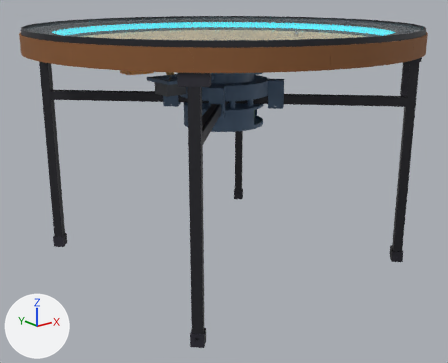
Two versions of the glTF model assets/models/dune-weaver.glb, one commit apart.
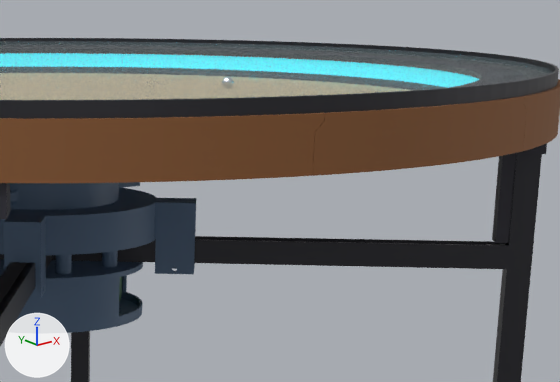
The first picture shows the older version from a 50 mm lens placed at (-0.774, -0.969, 0.163), pointed at (-0.013, -0.018, -0.217). The close-ups show the older and then the newer version on the part from 46% to 95% of the width and 0% to 42% of the height of that picture. Only the edits that show in the close-ups are written down. Every picture has the same lights, and +X, +Y and +Z are marked at lower left. Where no turn or scale is listed for an object, it has been applied to the vertices.

Objects in the first close-up: 'electro', 'glass', 'mech:#536a85', 'print', 'steel', 'wood' and 1 more.
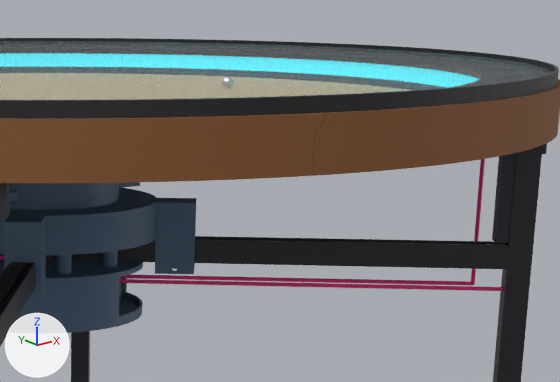
Location of each change, [x1, y1, x2, y2] in pixels of the close-ups (560 x 382 px):
```json
{"object": "cable", "change": "added", "after": [0, 159, 503, 291], "on screen": "mostly hidden"}
```

The change, as JSON lines over the scene's bpy script:
```json
{"op": "add", "block": "mat_cable", "code": ["mat_cable = principled_material('cable')", "mat_cable.base_color = (1.0, 0.0231, 0.251)  # pink #ff2a89", "mat_cable.roughness = 0.6"]}
{"op": "add", "block": "me_cable", "code": ["me_cable = bpy.data.meshes.new('cable')", "me_cable.from_pydata(...)  # 8212 vertices, 15310 faces; spans x -0.158..0.346, y -0.26..0.062, z -0.237..0.222", "me_cable.materials.append(mat_cable)  # pink #ff2a89"]}
{"op": "add", "block": "ob_cable", "code": ["ob_cable = bpy.data.objects.new('cable', me_cable)", "ob_cable.location = (0.0, 0.0, -0.1449)"]}
```
